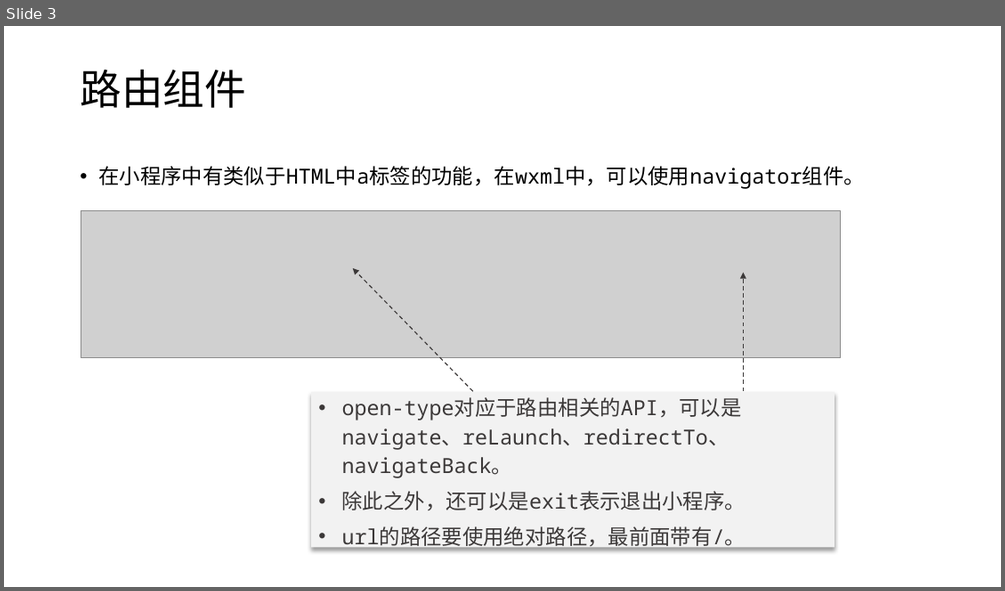
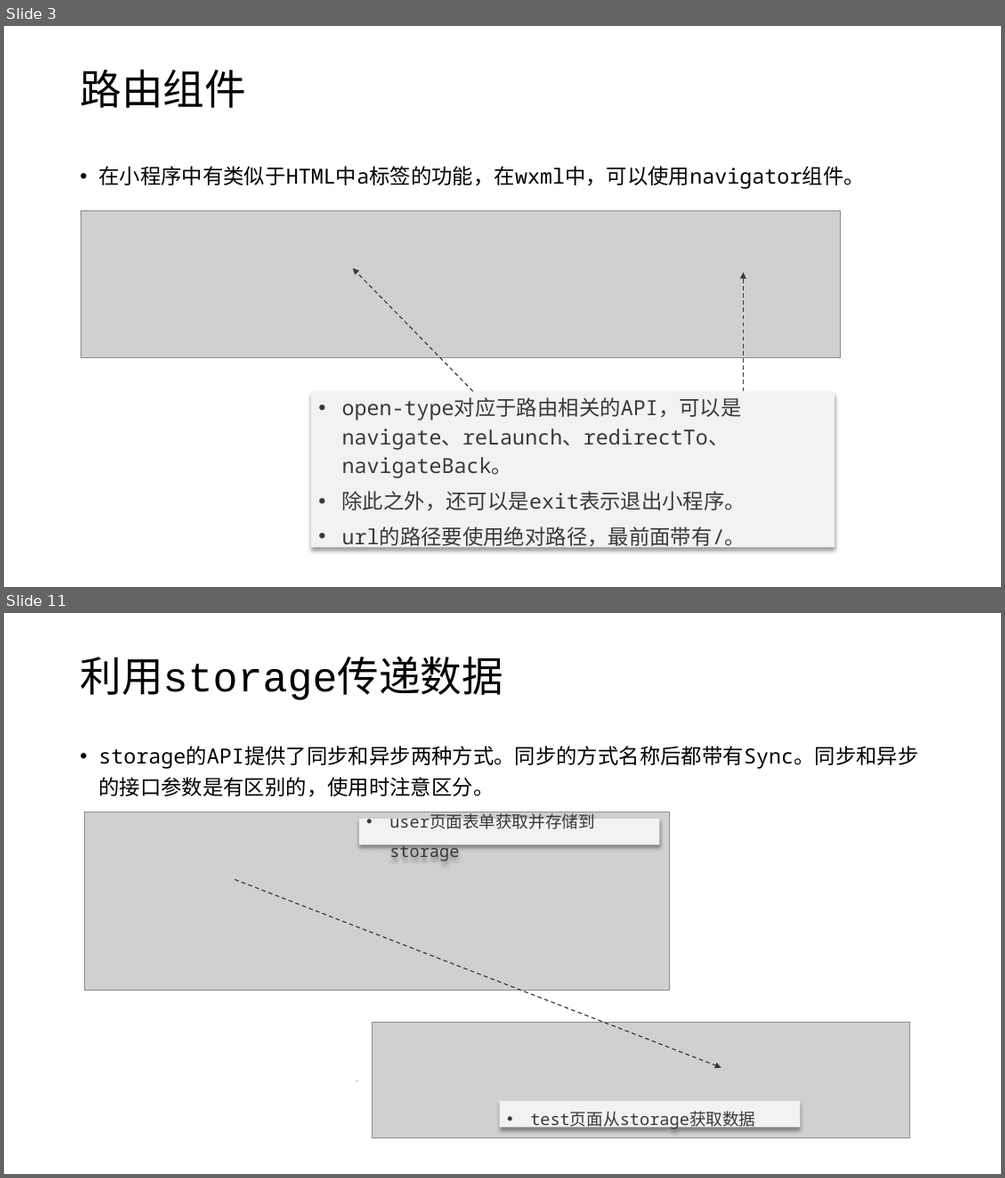
Before and after one commit to edu2act/course-wechat-and-miniprogram, a slide deck: materials/ch03/ch03-路由数据传递和组件使用.pptx. Shown one above the other, each under a label of ours: slide 3 before the commit, slides 3 and 11 after it; the slides between them are not shown. The pictures are 1005x591 and 1005x1178 pixels, drawn with LibreOffice and Linux fonts; fonts in the diff are those of the drawing; grey boxes stand for pictures. Boxes give left, top, right and bottom in pixels: in the first picture for what was removed or moved away, otherwise in the second. Text is boxed around its words. In the diff, an @@ line names an element or a change of style, - is before the commit and + after.

```diff
--- a/materials/ch03/ch03-路由数据传递和组件使用.pptx
+++ b/materials/ch03/ch03-路由数据传递和组件使用.pptx
@@ slide 11 added at bbox=[4, 613, 1001, 1174], background #FFFFFF @@
@@ title added at bbox=[80, 656, 503, 700], 40 pt, text #000000 @@
+利用storage传递数据
@@ text added at bbox=[98, 746, 918, 797], 20 pt, text #000000 @@
+• storage的API提供了同步和异步两种方式。同步的方式名称后都带有Sync。同步和异步的接口参数是有区别的，使用时注意区分。
@@ picture added at bbox=[84, 811, 670, 989] @@
@@ rectangle added at bbox=[359, 819, 660, 844], fill #F2F2F2, 16 pt, text #3B3838 @@
+• user页面表单获取并存储到storage
@@ arrow added from (235, 879) to (721, 1068), #3B3838 1 pt dashed @@
@@ picture added at bbox=[372, 1022, 909, 1137] @@
@@ line added from (356, 1080) to (357, 1080), #4472C4 0.5 pt @@
@@ rectangle added at bbox=[500, 1101, 801, 1127], fill #F2F2F2, 16 pt, text #3B3838 @@
+• test页面从storage获取数据
```
Also in this commit, not shown: 4 slides changed, 10 other slides added, 10 slides removed, 6 other files.
